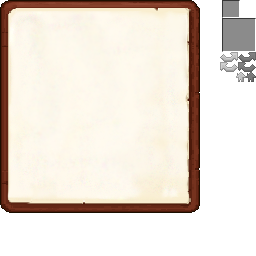
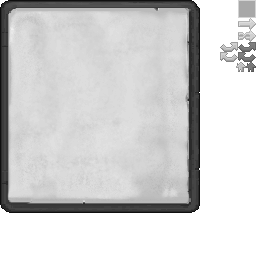
Layers edited between the first and the second 256x256 image:
added layer "Layer 3" (75%) above "Layer 2 copy" over bbox(238, 30, 256, 42)
added layer "Layer 2" (75%) above "Layer 1" over bbox(238, 18, 256, 30)
added layer "Layer 1" (75%) above "Layer 0" over bbox(238, 0, 256, 18)
renamed "Layer 16" to "Layer 0", painted on it over bbox(0, 0, 256, 213)
removed layer "Layer 17" over bbox(246, 72, 256, 82)
removed layer "Brightness/Contrast 1 copy" over bbox(220, 52, 256, 82)
removed layer "Layer 15" over bbox(222, 0, 256, 52)
